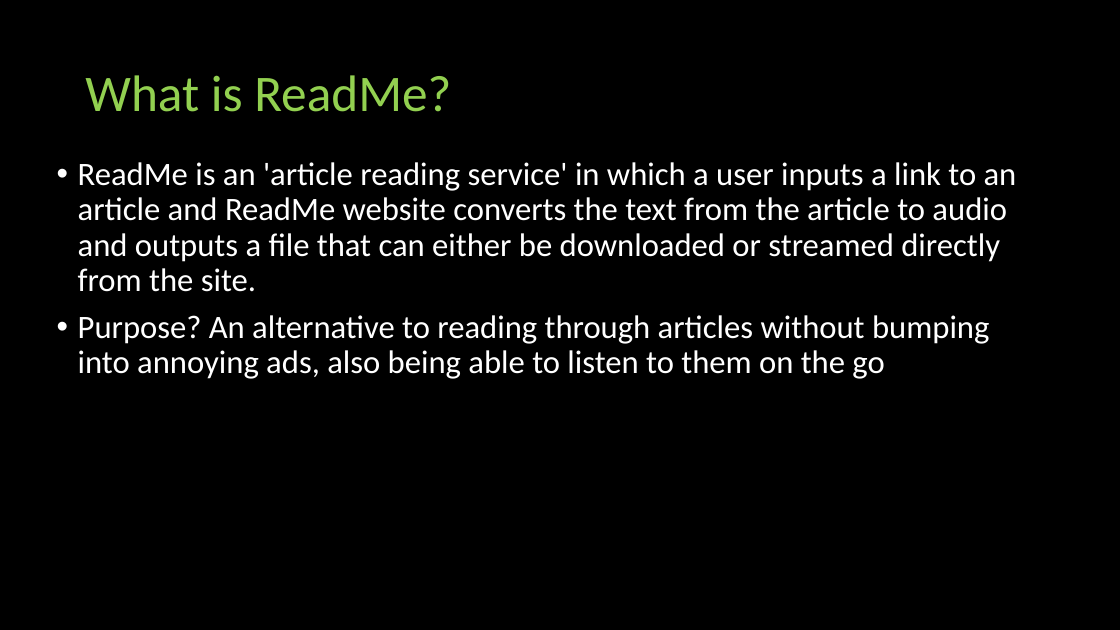
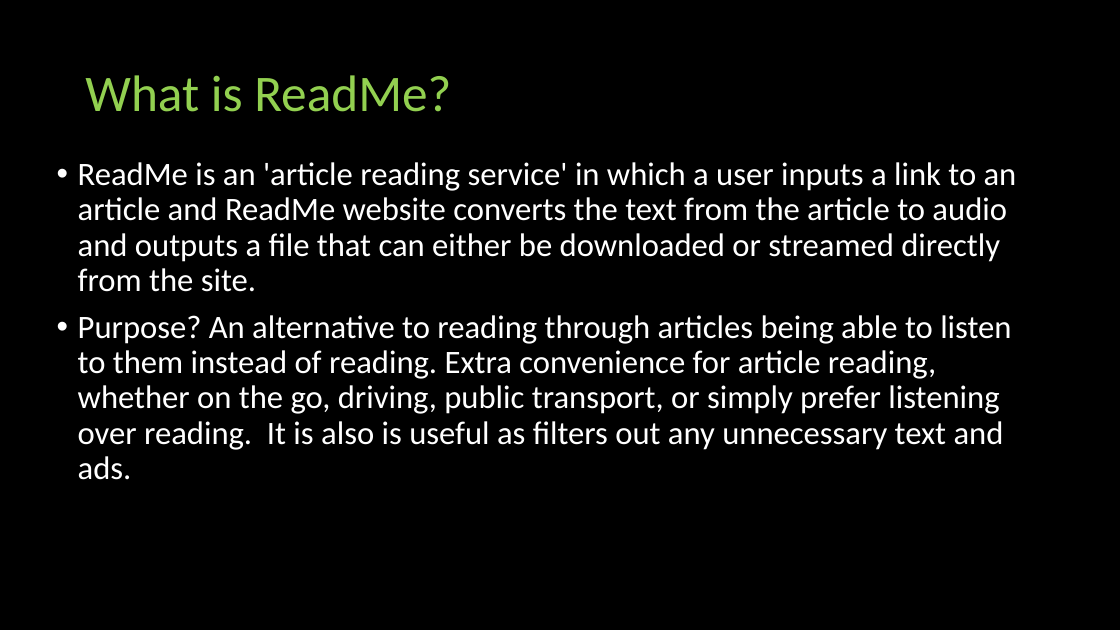
Before and after one commit to Shelby219/README_article_reading_app, a slide deck: slide 2 of pres.pptx. Drawn at 1120x630 pixels with LibreOffice and Linux fonts; fonts in the diff are those of the drawing. Boxes give left, top, right and bottom in pixels: in the first picture for what was removed or moved away, otherwise in the second. Text is boxed around its words. In the diff, an @@ line names an element or a change of style, - is before the commit and + after.

```diff
--- a/pres.pptx
+++ b/pres.pptx
@@ text at box(78, 315, 1011, 480): text changed @@
-• Purpose? An alternative to reading through articles without bumping into annoying ads, also being able to listen to them on the go
+• Purpose? An alternative to reading through articles being able to listen to them instead of reading. Extra convenience for article reading, whether on the go, driving, public transport, or simply prefer listening over reading. It is also is useful as filters out any unnecessary text and ads.
```
Also in this commit, not shown: 2 other slides changed, 1 other file.
